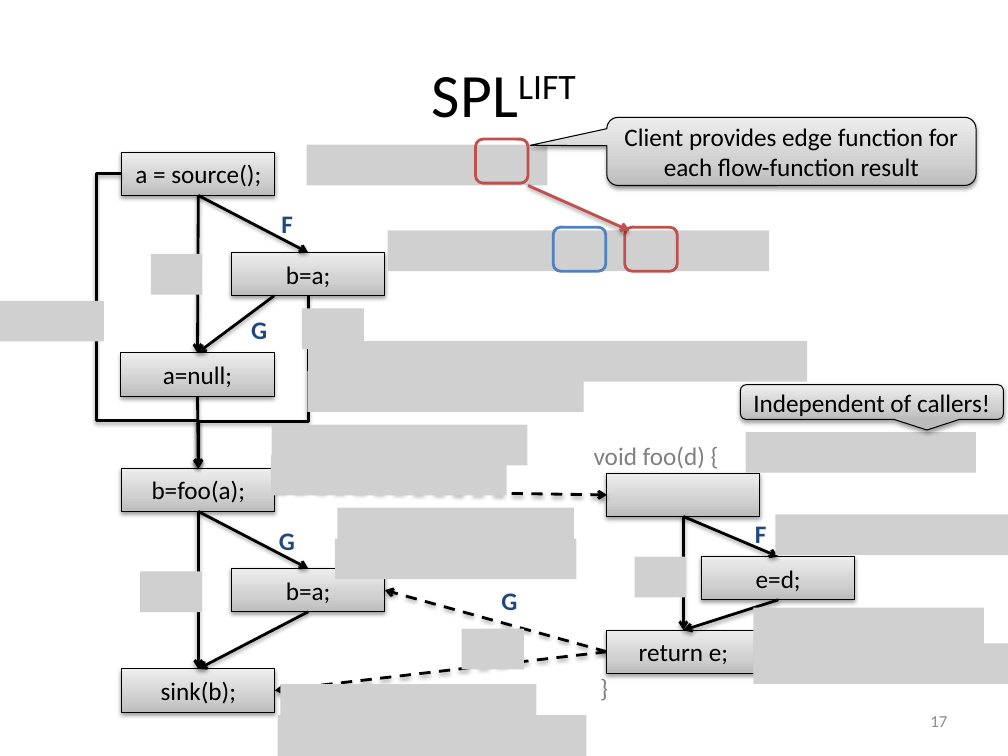
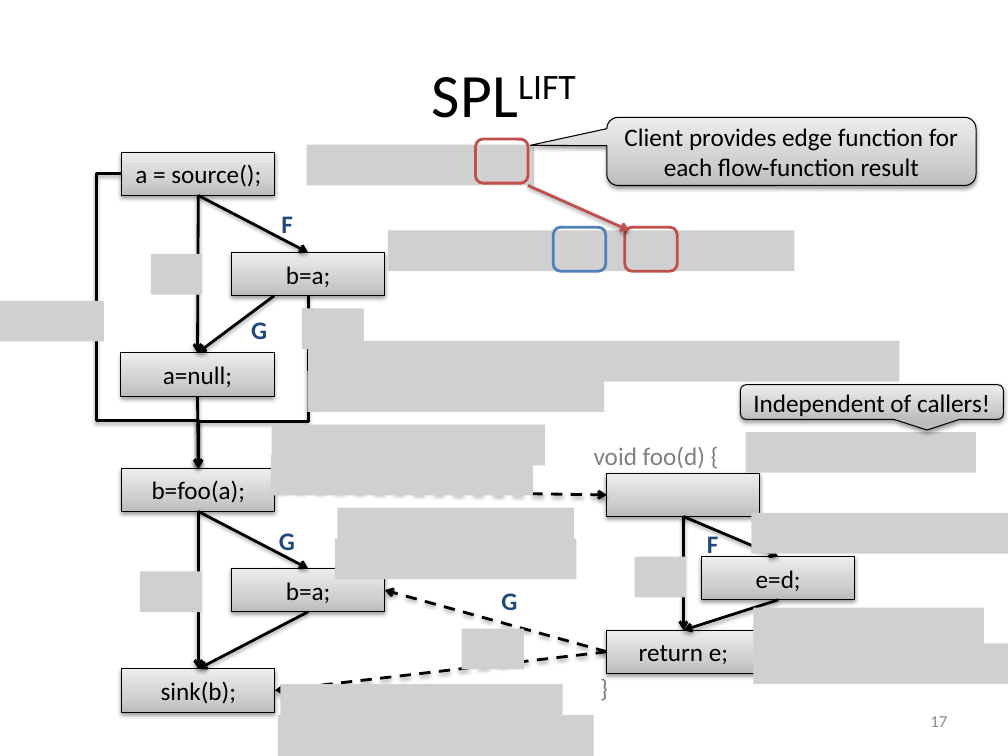
Before and after one commit to stg-tud/apsa, a slide deck: slide 17 of 2016/lecture/APSA-09-CFLRP-IDE.pptx. Drawn at 1008x756 pixels with LibreOffice and Linux fonts; fonts in the diff are those of the drawing; grey boxes stand for pictures. Boxes give left, top, right and bottom in pixels: in the first picture for what was removed or moved away, otherwise in the second. Text is boxed around its words. In the diff, an @@ line names an element or a change of style, - is before the commit and + after.

```diff
--- a/2016/lecture/APSA-09-CFLRP-IDE.pptx
+++ b/2016/lecture/APSA-09-CFLRP-IDE.pptx
@@ picture: place and size @@
-picture at bbox=[306, 145, 547, 185]
+picture at bbox=[306, 145, 534, 185]
@@ picture: place and size @@
-picture at bbox=[388, 231, 769, 271]
+picture at bbox=[388, 231, 795, 271]
@@ picture: place and size @@
-picture at bbox=[308, 341, 807, 381]
+picture at bbox=[308, 341, 900, 381]
@@ picture: place and size @@
-picture at bbox=[307, 371, 584, 411]
+picture at bbox=[307, 371, 604, 411]
@@ picture: place and size @@
-picture at bbox=[271, 424, 527, 465]
+picture at bbox=[271, 424, 544, 465]
@@ picture: place and size @@
-picture at bbox=[271, 455, 507, 495]
+picture at bbox=[271, 455, 533, 495]
@@ text "F": place and size @@
-text "F" at bbox=[755, 526, 767, 549]
+text "F" at bbox=[707, 536, 719, 557]
@@ picture: place and size @@
-picture at bbox=[775, 514, 1008, 554]
+picture at bbox=[751, 513, 1008, 553]
@@ picture: place and size @@
-picture at bbox=[280, 684, 536, 725]
+picture at bbox=[280, 684, 562, 725]
@@ picture: place and size @@
-picture at bbox=[278, 715, 587, 755]
+picture at bbox=[278, 715, 594, 755]
```
Also in this commit, not shown: 1 slide added, 1 other file.
